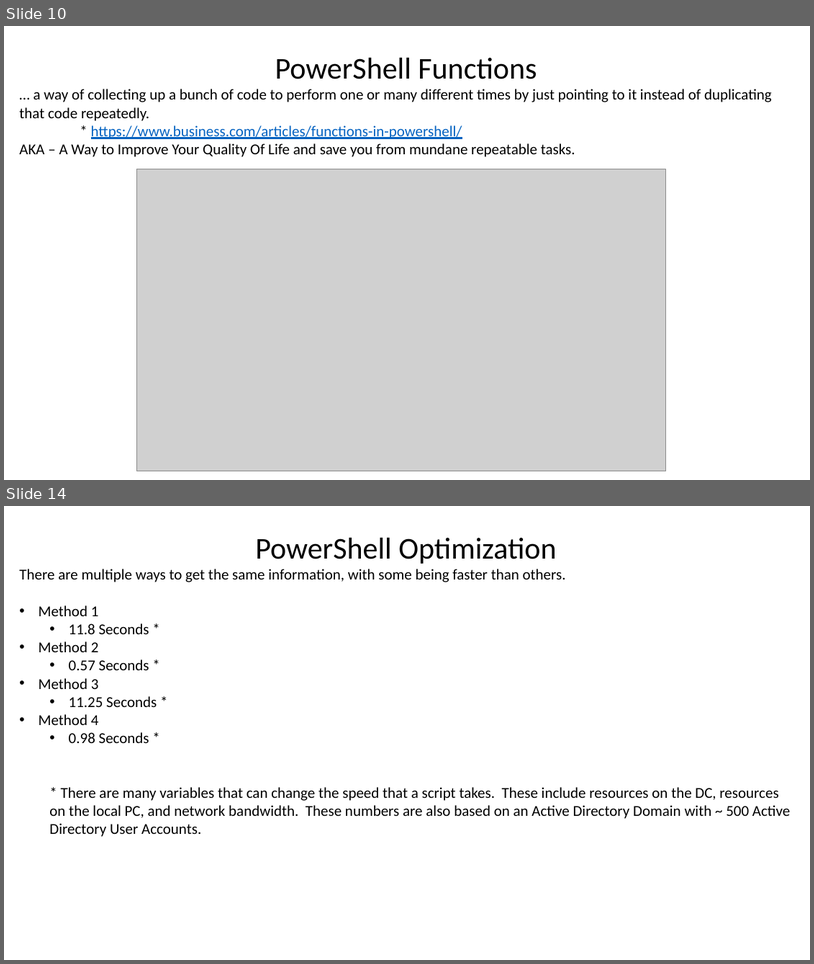
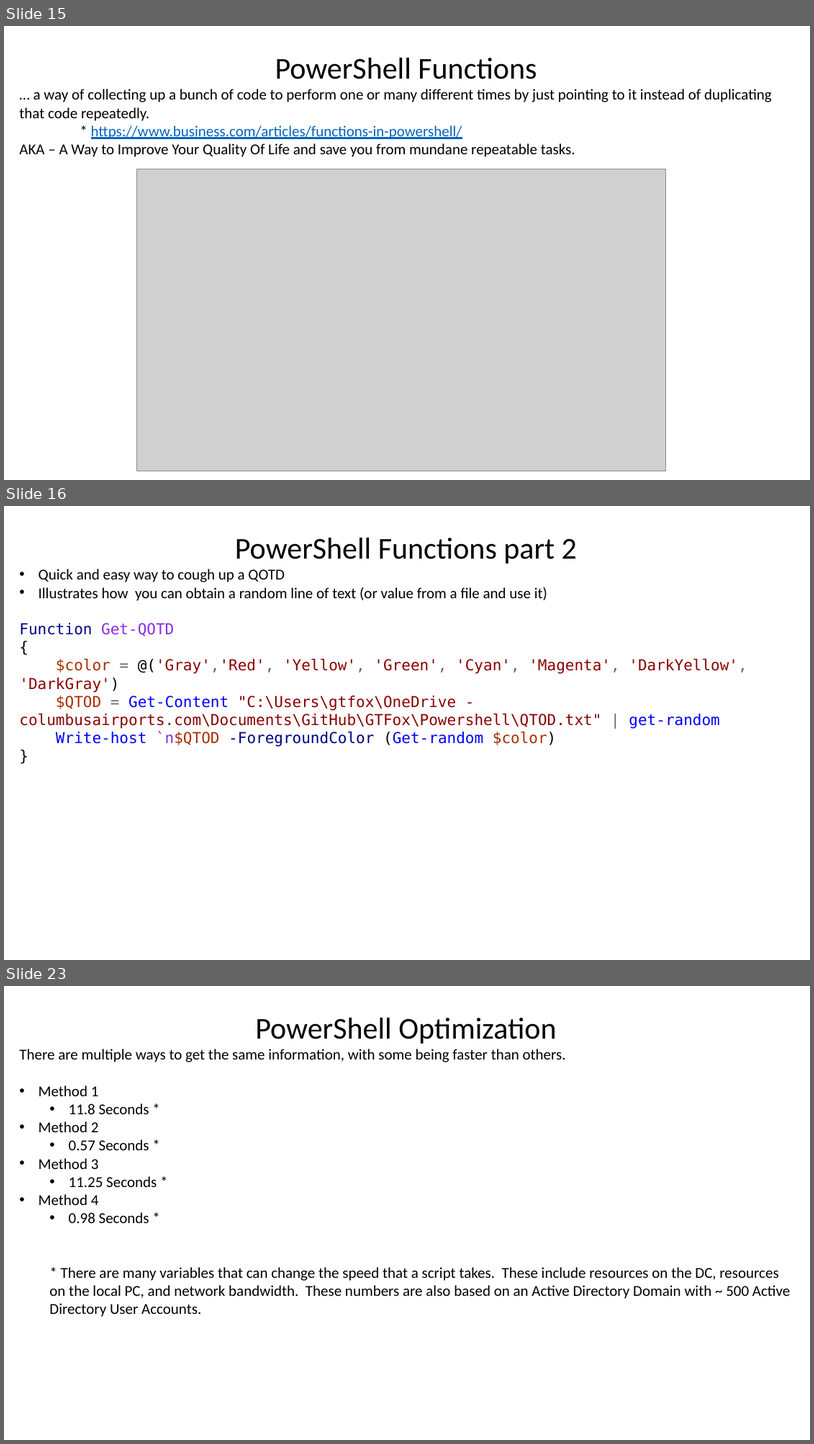
Before and after one commit to tk427/Non-Code, a slide deck: PowerShell/PowerShell_DogFood.pptx. Shown one above the other, each under a label of ours: slides 10 and 14 before the commit, slides 15, 16 and 23 after it; the slides between them are not shown. The pictures are 814x964 and 814x1444 pixels, drawn with LibreOffice and Linux fonts; fonts in the diff are those of the drawing; grey boxes stand for pictures; background and template pictures are left out. Boxes give left, top, right and bottom in pixels: in the first picture for what was removed or moved away, otherwise in the second. Text is boxed around its words. In the diff, an @@ line names an element or a change of style, - is before the commit and + after.

```diff
--- a/PowerShell/PowerShell_DogFood.pptx
+++ b/PowerShell/PowerShell_DogFood.pptx
@@ slide 16 added at bbox=[4, 506, 810, 960], background picture (left out) @@
@@ text added at bbox=[19, 538, 747, 746], 18 pt, text #8B0000 @@
+PowerShell Functions part 2
+• Quick and easy way to cough up a QOTD
+• Illustrates how you can obtain a random line of text (or value from a file and use it)
+Function Get-QOTD
+{
+$color = @('Gray','Red', 'Yellow', 'Green', 'Cyan', 'Magenta', 'DarkYellow', 'DarkGray')
+$QTOD = Get-Content "C:\Users\gtfox\OneDrive - columbusairports.com\Documents\GitHub\GTFox\Powershell\QTOD.txt" | get-random
+Write-host `n$QTOD -ForegroundColor (Get-random $color)
+}
@@ what was slide 10 is now slide 15 @@
@@ what was slide 14 is now slide 23 @@
```
Also in this commit, not shown: 13 slides changed, 9 other slides added.
